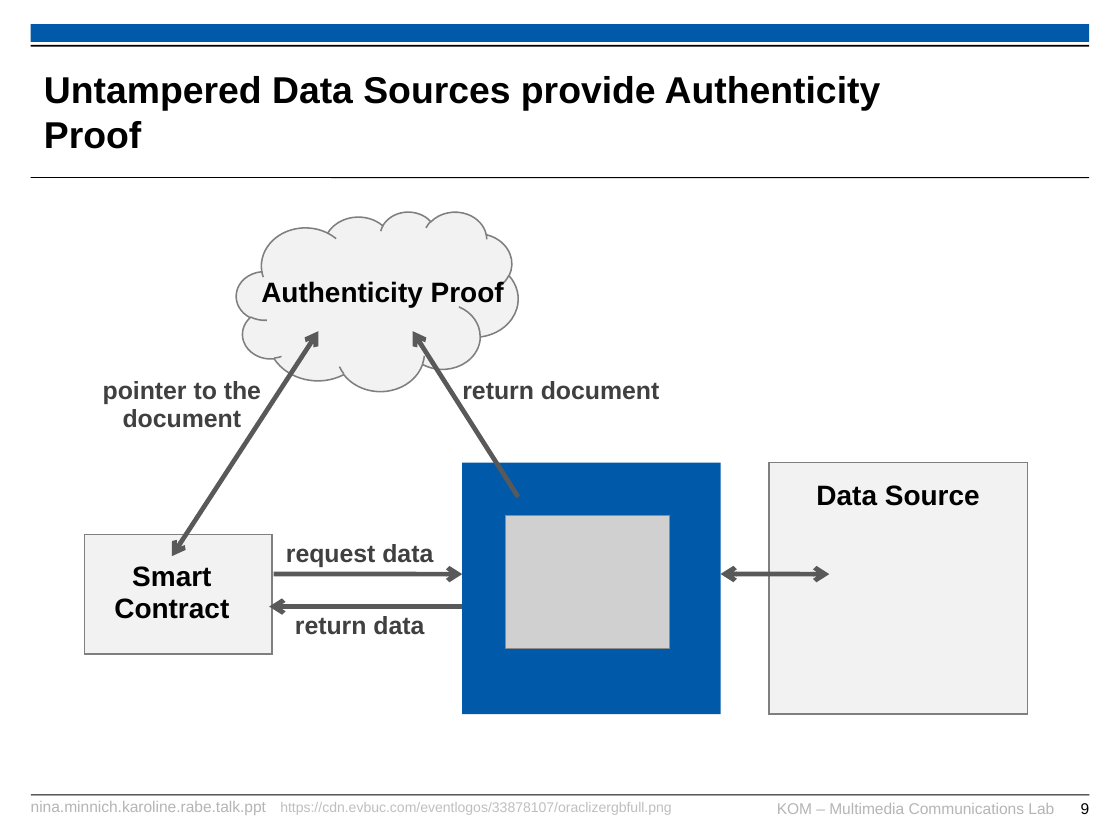
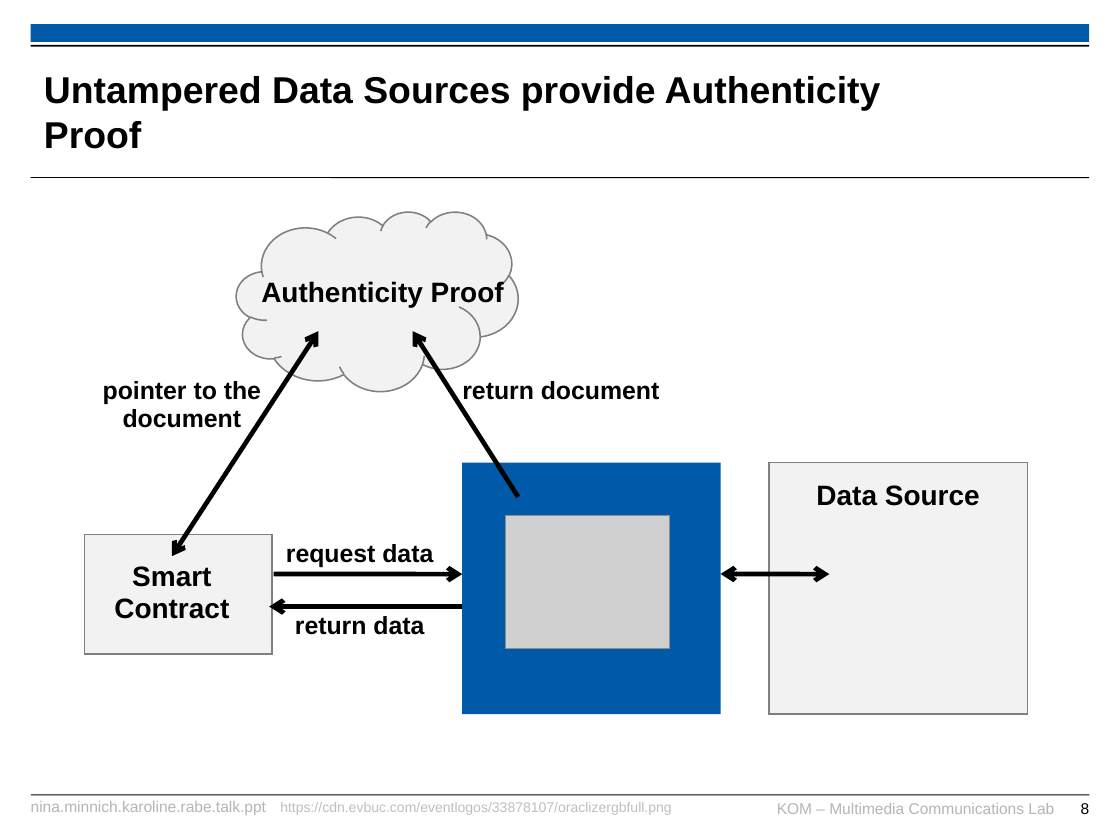
Before and after one commit to karopp/AFTIR, a slide deck: slide 8 of Nina.Minnich.Karoline.Rabe.talk.ppt (slide 9 before the commit). Drawn at 1120x840 pixels with LibreOffice and Linux fonts; fonts in the diff are those of the drawing; grey boxes stand for pictures; background and template pictures are left out. Boxes give left, top, right and bottom in pixels: in the first picture for what was removed or moved away, otherwise in the second. Text is boxed around its words. In the diff, an @@ line names an element or a change of style, - is before the commit and + after.

```diff
--- a/Nina.Minnich.Karoline.Rabe.talk.ppt
+++ b/Nina.Minnich.Karoline.Rabe.talk.ppt
@@ double arrow (171, 557) - (318, 332): stroke #595959 3 pt to #000000 3 pt @@
@@ arrow (519, 497) - (412, 332): stroke #595959 3 pt to #000000 3 pt @@
@@ text colour #404040 to #000000 in 4 elements at (x1=286, y1=544, x2=433, y2=567), (x1=295, y1=616, x2=424, y2=635), (x1=462, y1=381, x2=659, y2=400), (x1=103, y1=381, x2=261, y2=428) @@
@@ arrow (273, 573) - (463, 575): stroke #595959 3 pt to #000000 3 pt @@
@@ double arrow (720, 573) - (829, 575): stroke #595959 3 pt to #000000 3 pt @@
@@ arrow (463, 606) - (269, 607): stroke #595959 3 pt to #000000 3 pt @@
@@ page number at (x1=1081, y1=803, x2=1090, y2=814): text changed @@
-9
+8
```
Also in this commit, not shown: 3 other slides changed, 3 slides removed.
